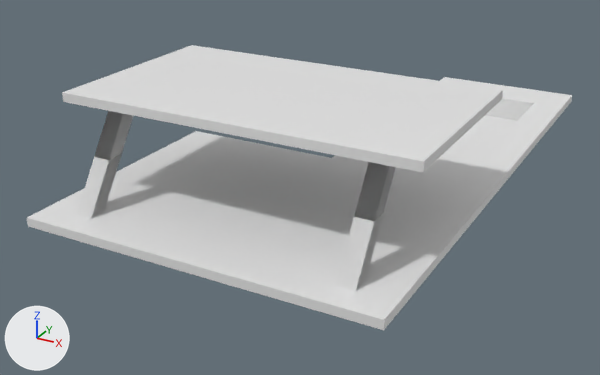
A saved change to the FBX model Assets/Meshes/Pool.fbx.
One viewpoint serves both versions: a 50 mm lens placed at (41.9, -58.2, 37.3), pointed at (-3.7, 24.7, -4.2). Arrows for +X, +Y and +Z are at lower left; the lights stay in place.

In view in the first picture: 'Building', 'Pool'.
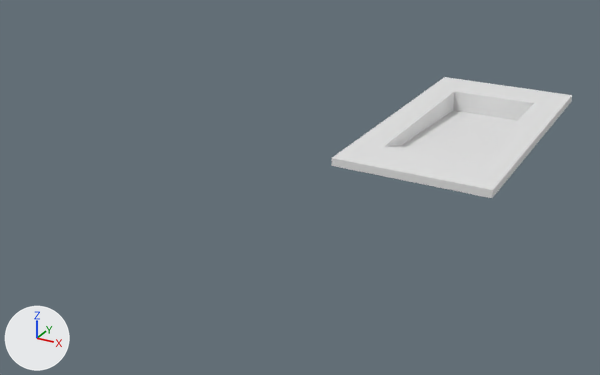
The newer file is also rescaled (x0.01), turned or shifted as a whole; pictures and numbers use the older file's frame.

The change, as a diff of the scene's bpy script:
```diff
--- a/Assets/Meshes/Pool.fbx.py
+++ b/Assets/Meshes/Pool.fbx.py
@@ ob_building @@
-ob_building = bpy.data.objects.new('Building', me_cube_002)
-ob_building.location = (0.0, 0.0, 0.0)
```

What differs and where, as boxes (x1, y1, x2, y2) in the pictures (600 x 375 px):
'Building', deleted: before (27, 45, 503, 330)
